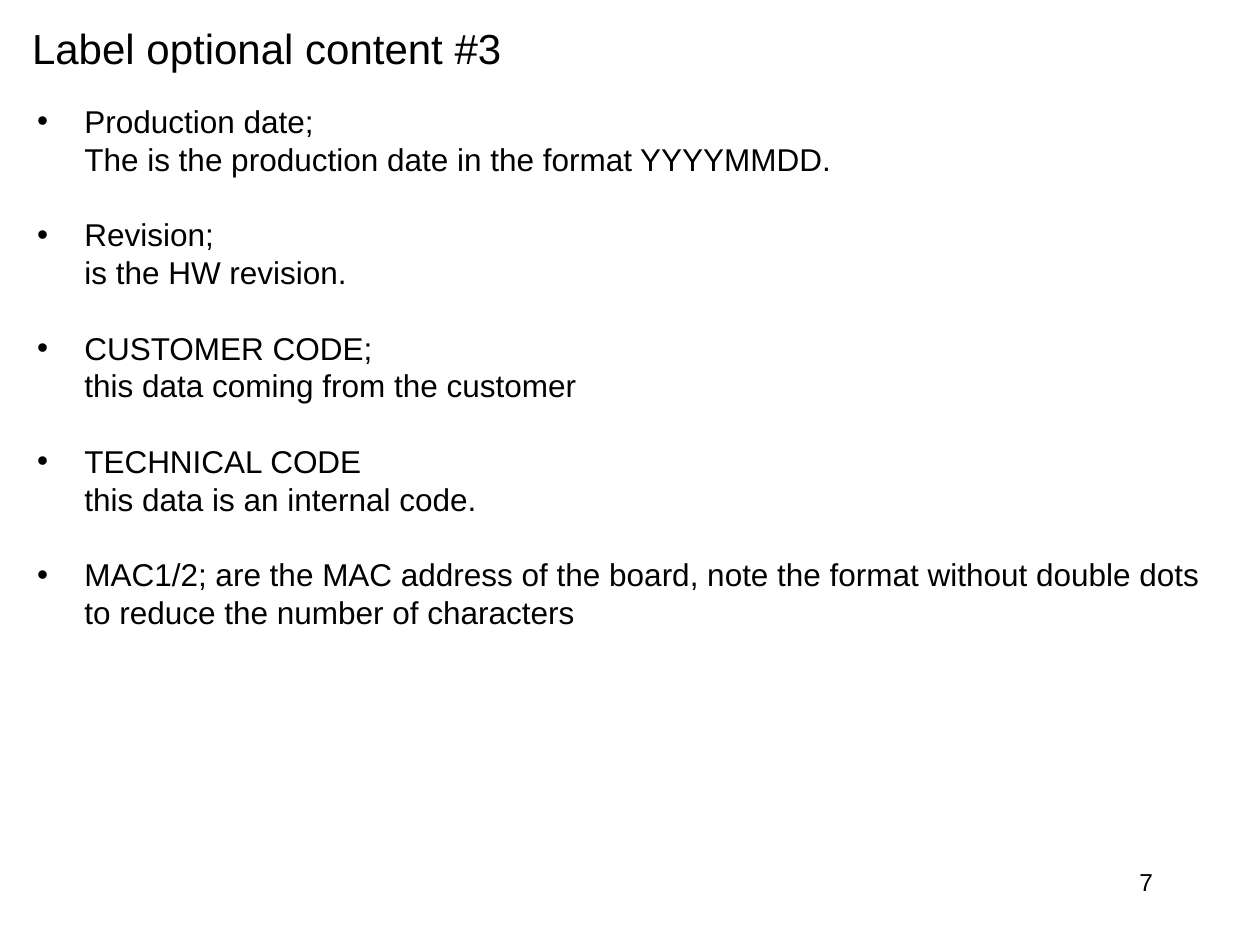
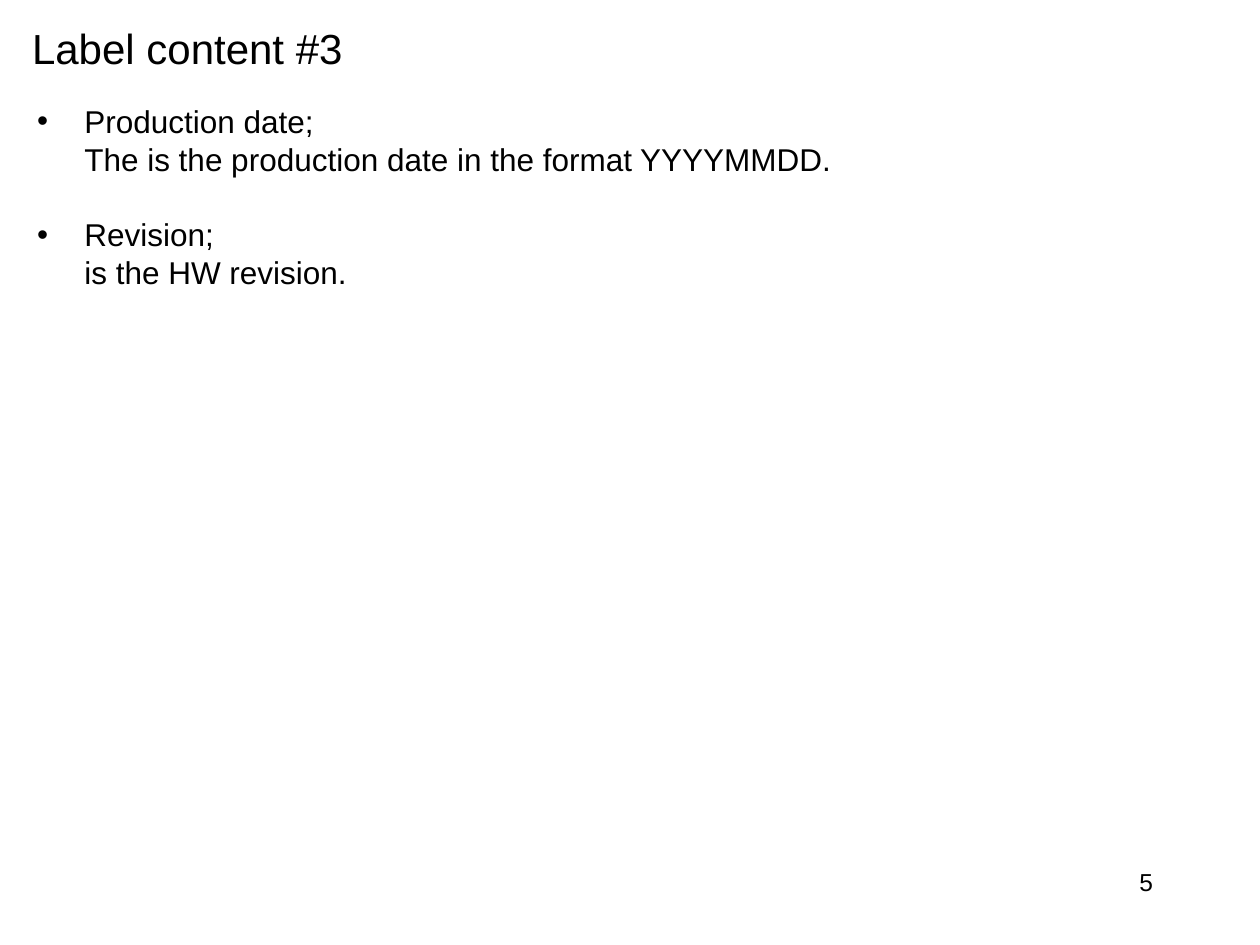
Before and after one commit to accarel/c780_carel_cloud_engine_binary, a slide deck: slide 5 of Documents/specs/GME_Labeling.ppt (slide 7 before the commit). Drawn at 1260x945 pixels with LibreOffice and Linux fonts; fonts in the diff are those of the drawing; background and template pictures are left out. Boxes give left, top, right and bottom in pixels: in the first picture for what was removed or moved away, otherwise in the second. Text is boxed around its words. In the diff, an @@ line names an element or a change of style, - is before the commit and + after.

```diff
--- a/Documents/specs/GME_Labeling.ppt
+++ b/Documents/specs/GME_Labeling.ppt
@@ text at [32,33,343,65]: text changed @@
-Label optional content #3
+Label content #3
@@ text at [84,338,1199,625]: paragraphs removed @@
-• CUSTOMER CODE;
-  this data coming from the customer
-• TECHNICAL CODE
-  this data is an internal code.
-• MAC1/2; are the MAC address of the board, note the format without double dots to reduce the number of characters
@@ page number at [1139,874,1153,892]: text changed @@
-7
+5
```
Also in this commit, not shown: 2 other slides changed, 2 slides added, 3 slides removed, 1 other file.
